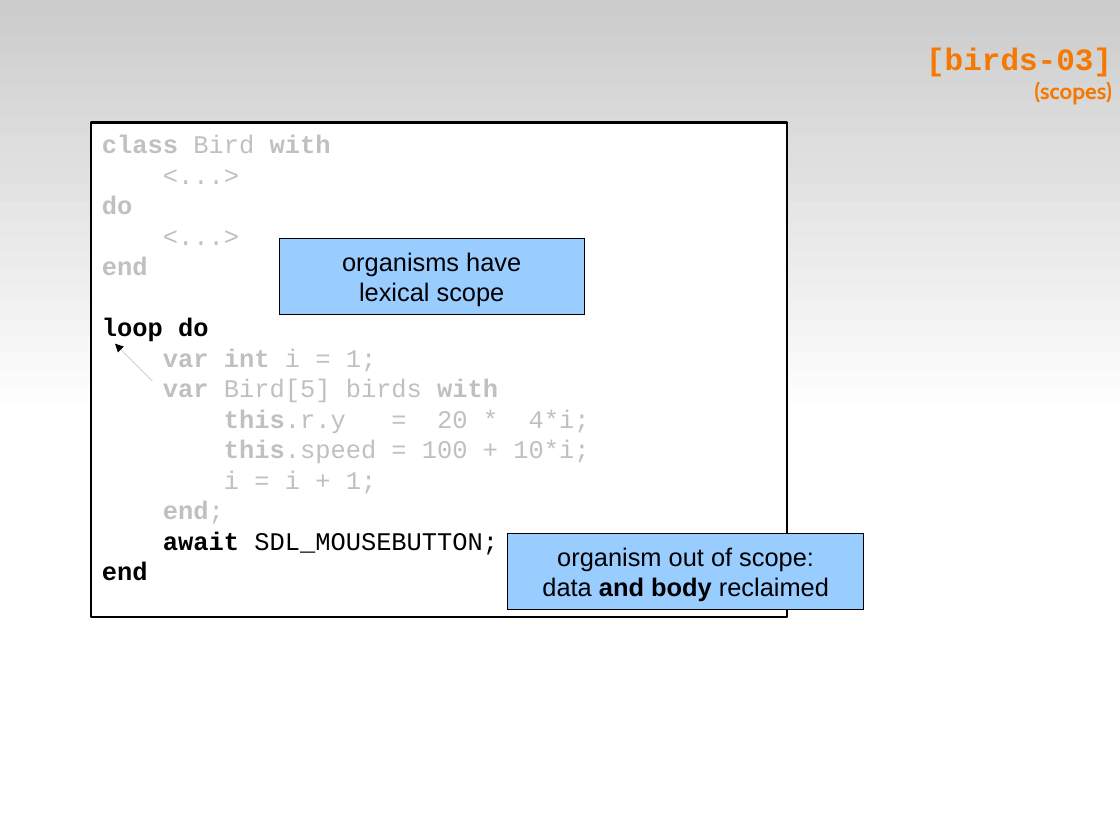
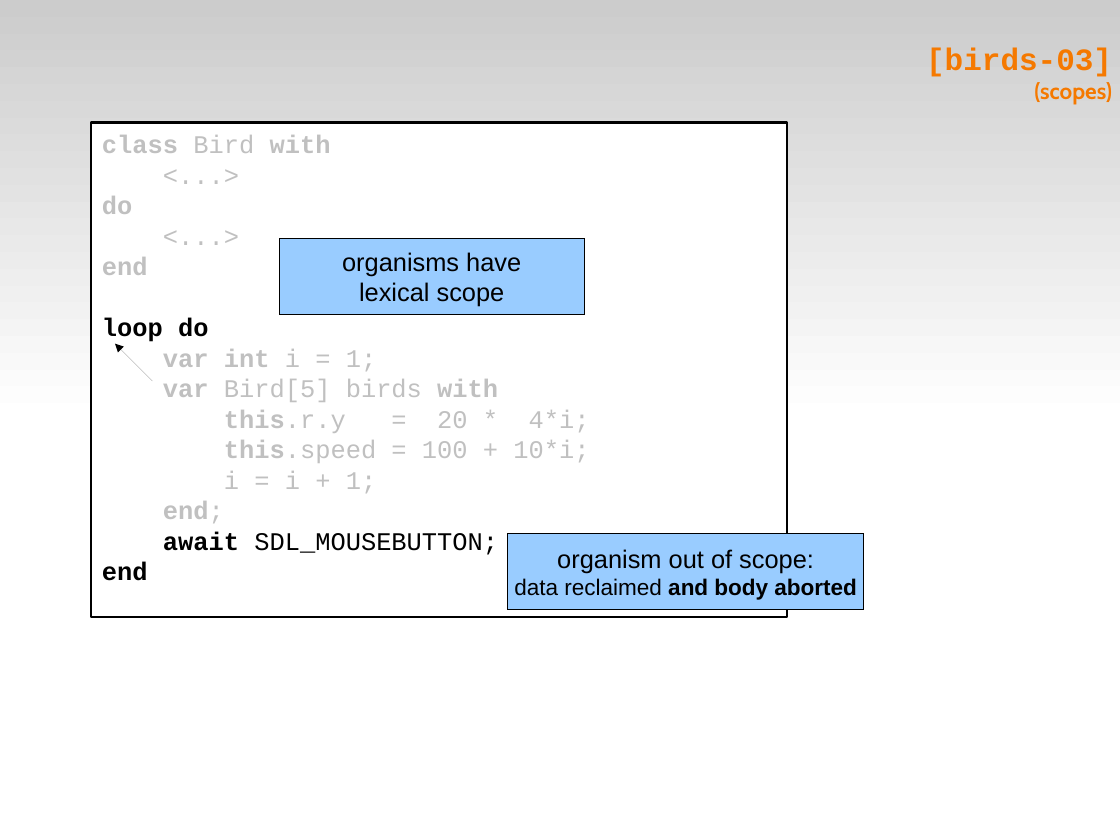
Before and after one commit to fsantanna-no/ceu-docs, a slide deck: slide 13 of ceu_stl.odp (slide 15 before the commit). Drawn at 1120x840 pixels with LibreOffice and Linux fonts; fonts in the diff are those of the drawing. Boxes give left, top, right and bottom in pixels: in the first picture for what was removed or moved away, otherwise in the second. Text is boxed around its words. In the diff, an @@ line names an element or a change of style, - is before the commit and + after.

```diff
--- a/ceu_stl.odp
+++ b/ceu_stl.odp
@@ text in rectangle at bbox=[514, 578, 857, 600]: text changed; size 18 to 16 pt; bold on @@
-data and body reclaimed
+data reclaimed and body aborted
```
Also in this commit, not shown: 19 other slides changed, 2 slides added, 1 slide removed, 6 other files.
